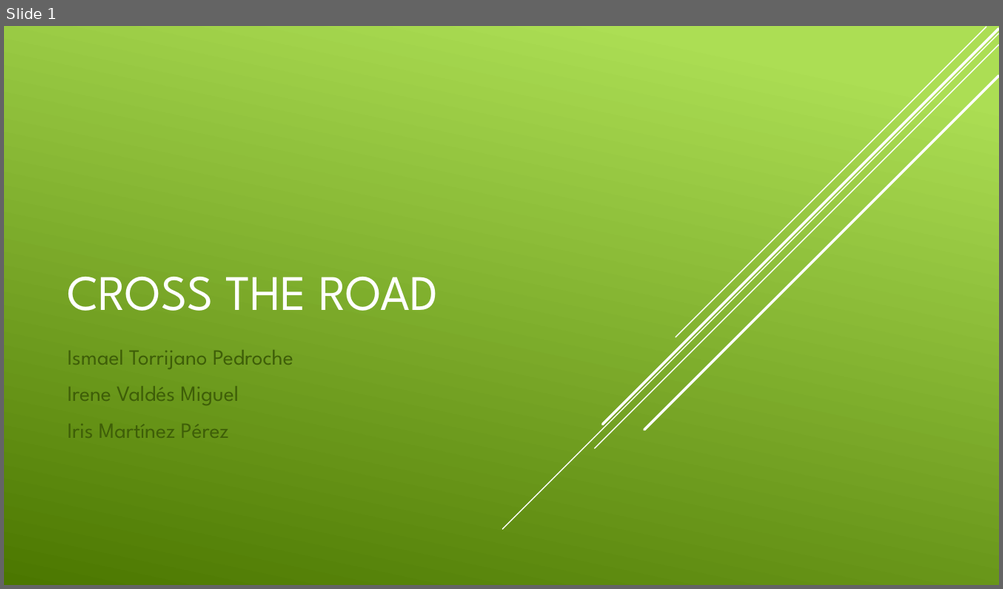
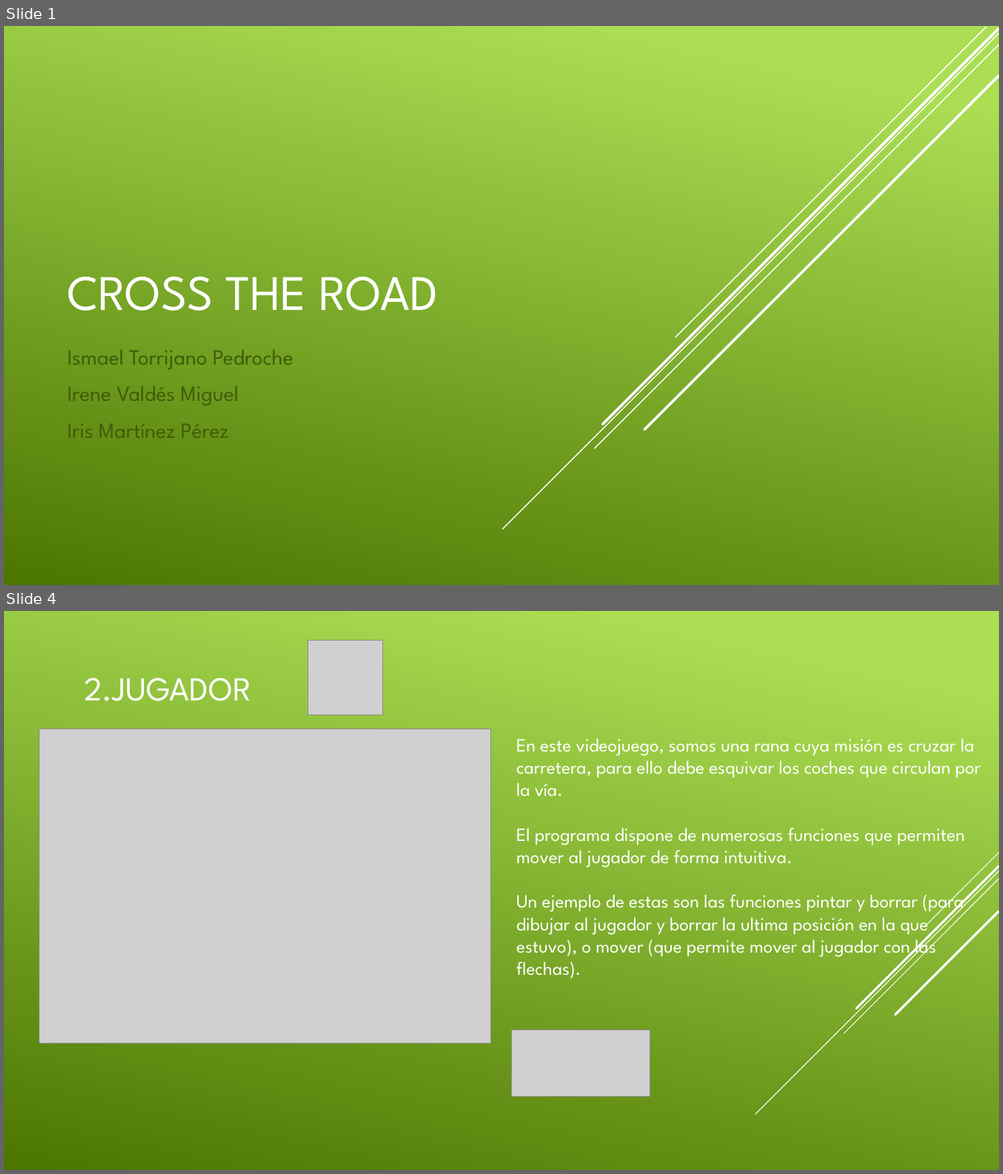
Before and after one commit to aigora/twA109_1920-camara-termica, a slide deck: CROSS the road.pptx. Shown one above the other, each under a label of ours: slide 1 before the commit, slides 1 and 4 after it; the slides between them are not shown. The pictures are 1003x589 and 1003x1174 pixels, drawn with LibreOffice and Linux fonts; fonts in the diff are those of the drawing; grey boxes stand for pictures. Boxes give left, top, right and bottom in pixels: in the first picture for what was removed or moved away, otherwise in the second. Text is boxed around its words. In the diff, an @@ line names an element or a change of style, - is before the commit and + after.

```diff
--- a/CROSS the road.pptx
+++ b/CROSS the road.pptx
@@ slide 4 added at [4, 611, 999, 1170], background gradient #ACDF55 to #4C7800 @@
@@ picture added at [307, 640, 382, 715] @@
@@ title added at [84, 678, 251, 701], 32.4 pt, text #FFFFFF @@
+2.JUGADOR
@@ picture added at [39, 729, 491, 1043] @@
@@ text added at [516, 738, 981, 979], 18 pt, text #FFFFFF @@
+En este videojuego, somos una rana cuya misión es cruzar la carretera, para ello debe esquivar los coches que circulan por la vía.
+El programa dispone de numerosas funciones que permiten mover al jugador de forma intuitiva.
+Un ejemplo de estas son las funciones pintar y borrar (para dibujar al jugador y borrar la ultima posición en la que estuvo), o mover (que permite mover al jugador con las flechas).
@@ group added at [755, 853, 999, 1115]: 5 lines @@
@@ picture added at [512, 1031, 650, 1096] @@
```
Also in this commit, not shown: 5 slides changed, 2 other slides added.
